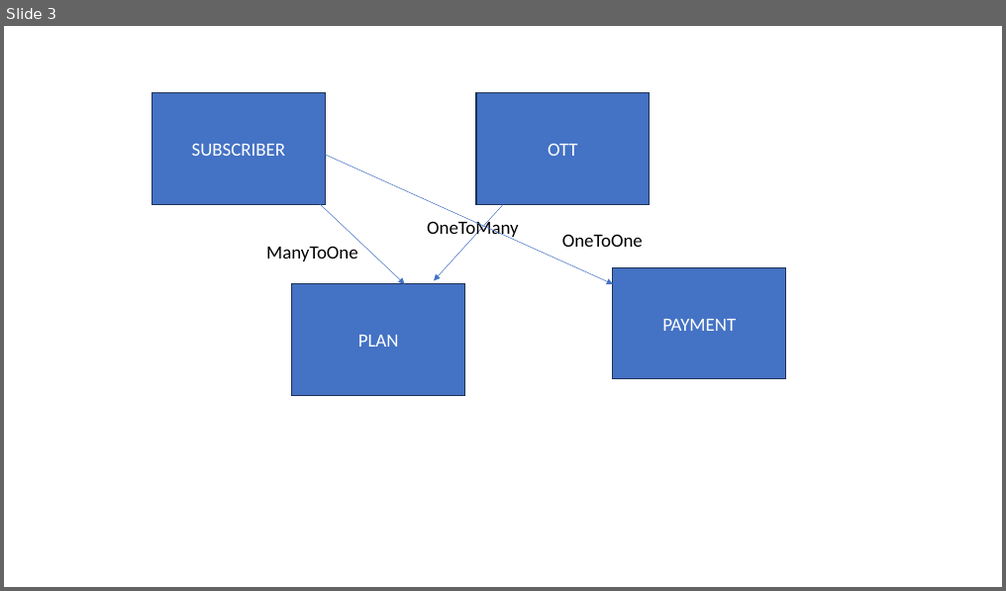
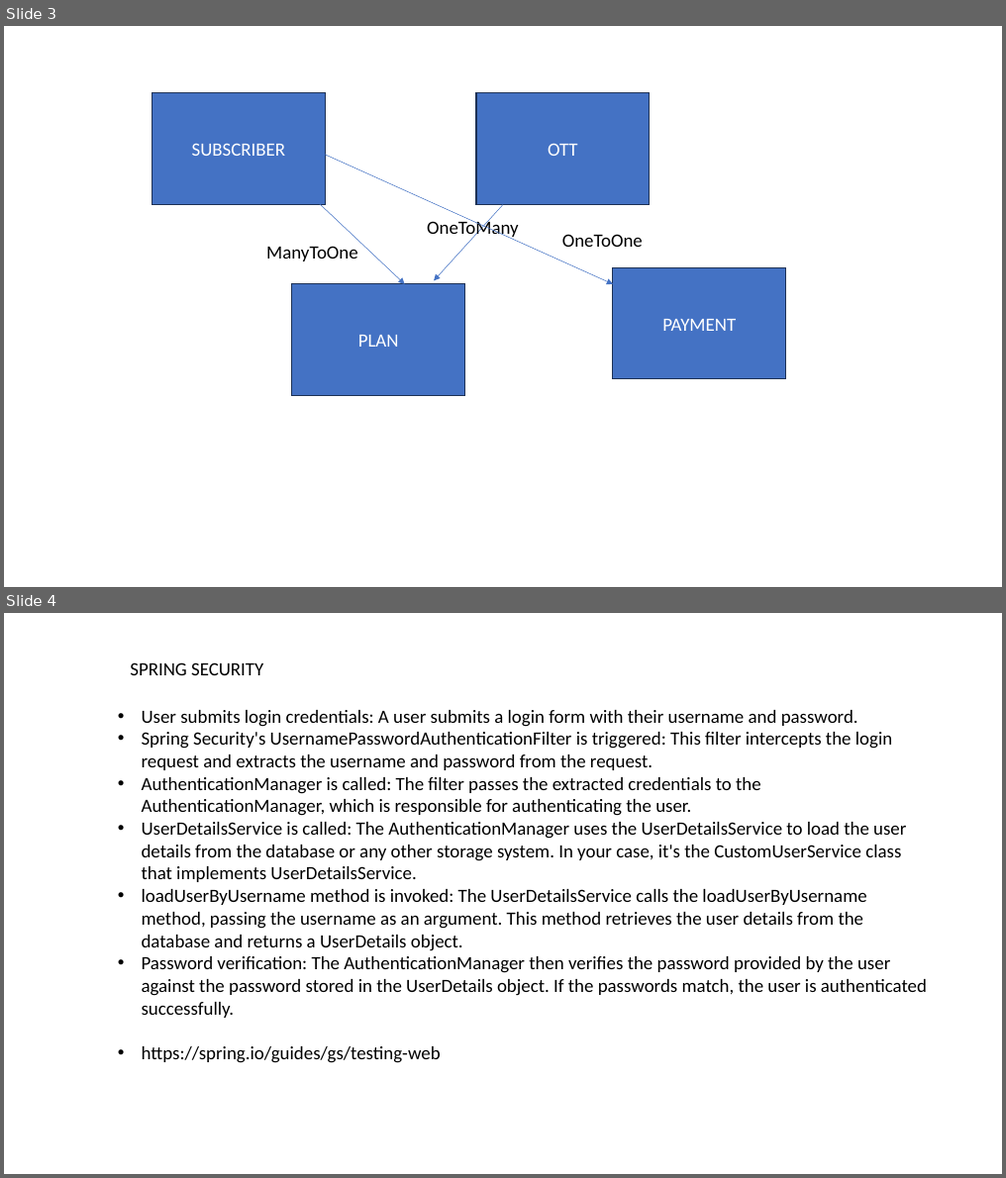
Before and after one commit to jayanta1971/capgeminisept25, a slide deck: day8_7_10_2025/day8_7_10_25.pptx. Shown one above the other, each under a label of ours: slide 3 before the commit, slides 3 and 4 after it. The pictures are 1006x591 and 1006x1178 pixels, drawn with LibreOffice and Linux fonts; fonts in the diff are those of the drawing. Boxes give left, top, right and bottom in pixels: in the first picture for what was removed or moved away, otherwise in the second. Text is boxed around its words. In the diff, an @@ line names an element or a change of style, - is before the commit and + after.

Commit message:
added

```diff
--- a/day8_7_10_2025/day8_7_10_25.pptx
+++ b/day8_7_10_2025/day8_7_10_25.pptx
@@ slide 4 added at (4,613,1002,1174), background #FFFFFF @@
@@ text added at (130,663,263,675), 18 pt, text #000000 @@
+SPRING SECURITY
@@ text added at (142,710,927,1063), 18 pt, text #000000 @@
+• User submits login credentials: A user submits a login form with their username and password.
+• Spring Security's UsernamePasswordAuthenticationFilter is triggered: This filter intercepts the login request and extracts the username and password from the request.
+• AuthenticationManager is called: The filter passes the extracted credentials to the AuthenticationManager, which is responsible for authenticating the user.
+• UserDetailsService is called: The AuthenticationManager uses the UserDetailsService to load the user details from the database or any other storage system. In your case, it's the CustomUserService class that implements UserDetailsService.
+• loadUserByUsername method is invoked: The UserDetailsService calls the loadUserByUsername method, passing the username as an argument. This method retrieves the user details from the database and returns a UserDetails object.
+• Password verification: The AuthenticationManager then verifies the password provided by the user against the password stored in the UserDetails object. If the passwords match, the user is authenticated successfully.
+• https://spring.io/guides/gs/testing-web
```
